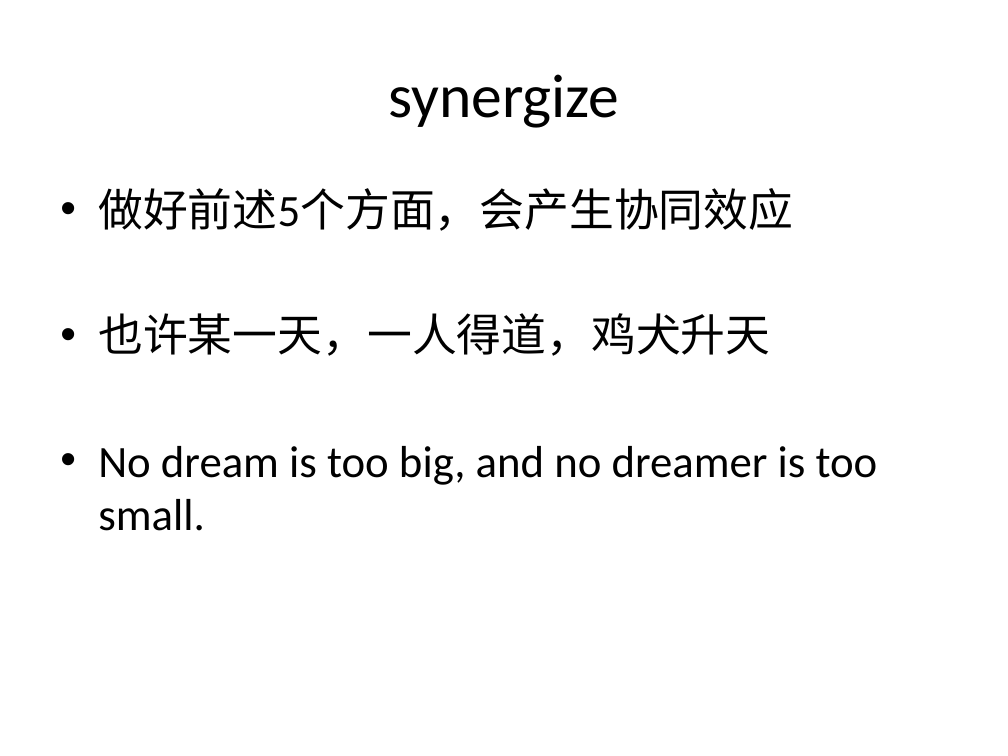
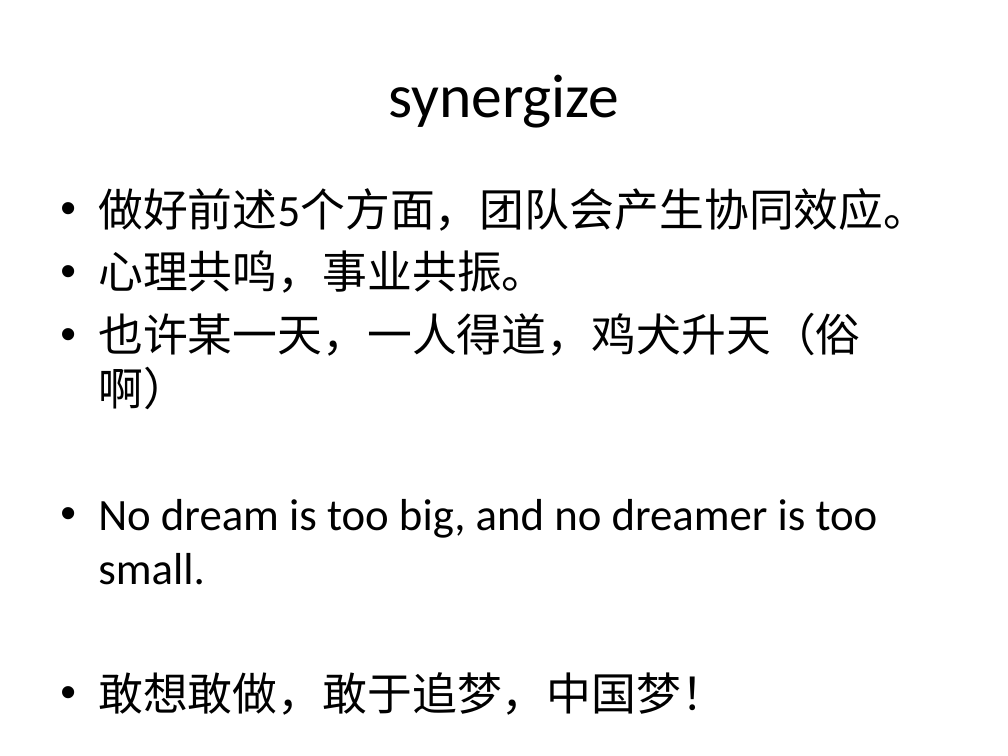
Before and after one commit to FinchYang/pyinrealworld, a slide deck: slide 9 of doc/Blah blah blah.pptx. Drawn at 1008x756 pixels with LibreOffice and Linux fonts; fonts in the diff are those of the drawing. Boxes give left, top, right and bottom in pixels: in the first picture for what was removed or moved away, otherwise in the second. Text is boxed around its words. In the diff, an @@ line names an element or a change of style, - is before the commit and + after.

```diff
--- a/doc/Blah blah blah.pptx
+++ b/doc/Blah blah blah.pptx
@@ text at (98,188,928,409): text changed @@
-• 做好前述5个方面，会产生协同效应
-• 也许某一天，一人得道，鸡犬升天
+• 做好前述5个方面，团队会产生协同效应。
+• 心理共鸣，事业共振。
+• 也许某一天，一人得道，鸡犬升天（俗啊）
@@ text at (98,672,726,715): paragraph added @@
+• 敢想敢做，敢于追梦，中国梦！
```
Also in this commit, not shown: 19 other slides changed, 2 slides removed, 8 other files.
